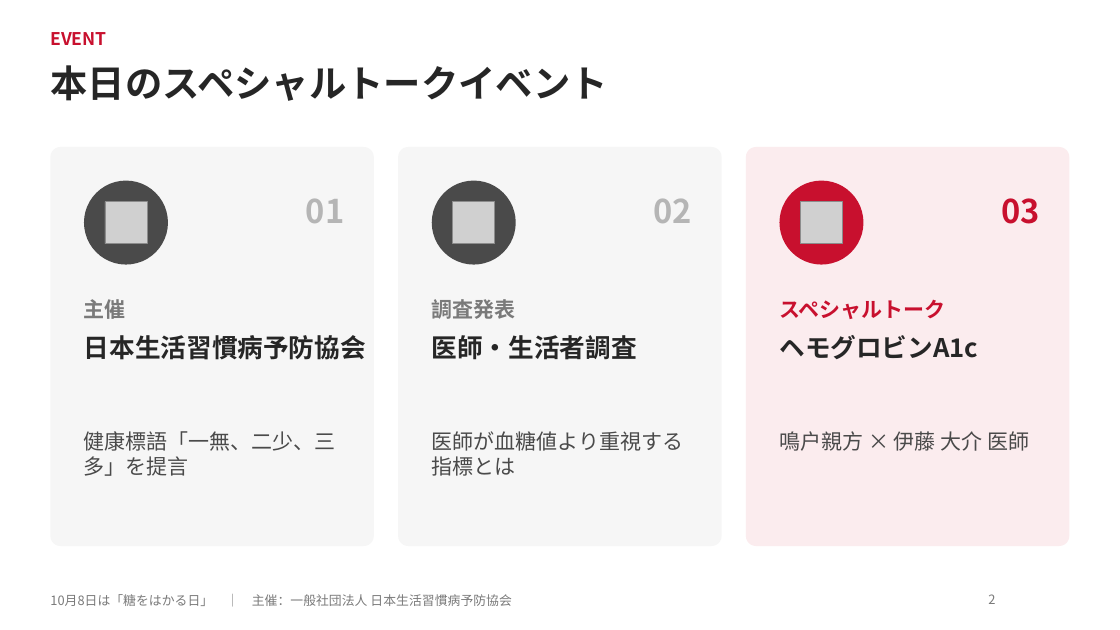
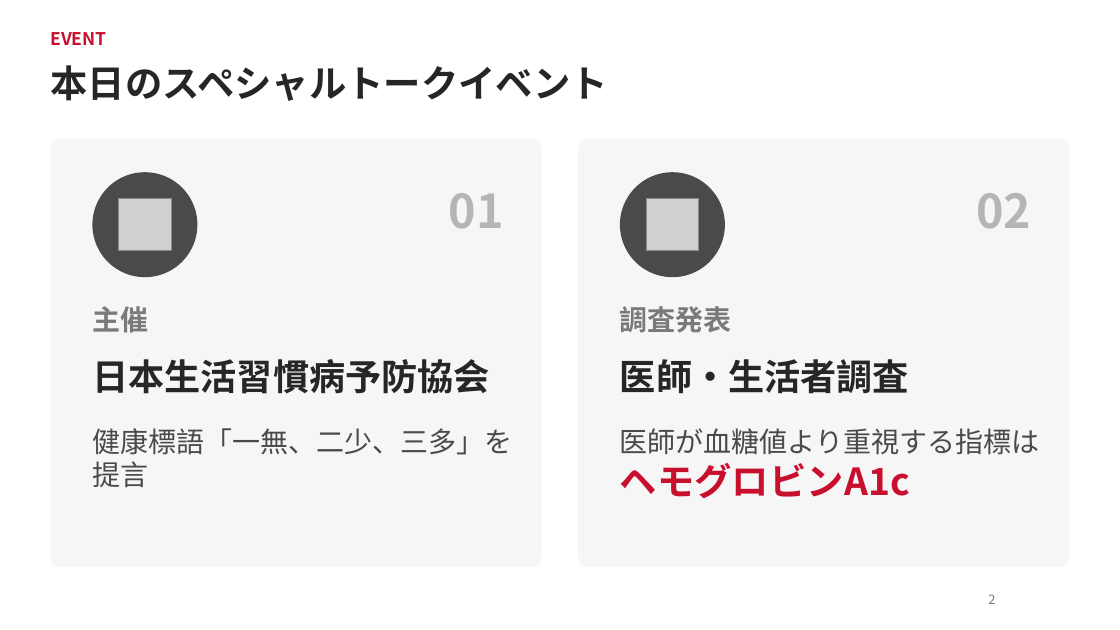
Before and after one commit to araiezes-ai/my-website, a slide deck: slide 2 of deliverables/hba1c-event/会場プレゼン_ヘモグロビンA1c_1008.pptx. Drawn at 1120x630 pixels with LibreOffice and Linux fonts; fonts in the diff are those of the drawing; grey boxes stand for pictures; background and template pictures are left out. Boxes give left, top, right and bottom in pixels: in the first picture for what was removed or moved away, otherwise in the second. Text is boxed around its words. In the diff, an @@ line names an element or a change of style, - is before the commit and + after.

```diff
--- a/deliverables/hba1c-event/会場プレゼン_ヘモグロビンA1c_1008.pptx
+++ b/deliverables/hba1c-event/会場プレゼン_ヘモグロビンA1c_1008.pptx
@@ rounded rectangle: place and size @@
-rounded rectangle at box(50, 147, 374, 546)
+rounded rectangle at box(50, 139, 542, 567)
@@ rounded rectangle at box(50, 139, 542, 567): proportions changed @@
@@ rounded rectangle at box(578, 139, 1070, 567): proportions changed @@
@@ rounded rectangle: place and size @@
-rounded rectangle at box(398, 147, 722, 546)
+rounded rectangle at box(578, 139, 1070, 567)
@@ rounded rectangle removed at box(746, 147, 1070, 546) @@
@@ ellipse: place and size @@
-ellipse at box(84, 181, 168, 265)
+ellipse at box(92, 172, 197, 277)
@@ text "01": place and size @@
-text "01" at box(306, 199, 344, 223)
+text "01" at box(449, 193, 504, 229)
@@ text "01" at box(449, 193, 504, 229): size 28 to 40 pt @@
@@ ellipse: place and size @@
-ellipse at box(432, 181, 516, 265)
+ellipse at box(620, 172, 725, 277)
@@ text "02" at box(976, 193, 1031, 229): size 28 to 40 pt @@
@@ text "02": place and size @@
-text "02" at box(654, 199, 692, 223)
+text "02" at box(976, 193, 1031, 229)
@@ picture: place and size @@
-picture at box(105, 202, 147, 244)
+picture at box(118, 198, 171, 250)
@@ picture: place and size @@
-picture at box(453, 202, 495, 244)
+picture at box(646, 198, 698, 250)
@@ ellipse removed at box(780, 181, 864, 265) @@
@@ picture removed at box(801, 202, 843, 244) @@
@@ text removed at box(1001, 198, 1039, 224) @@
-03
@@ text "主催": place and size @@
-text "主催" at box(84, 299, 126, 319)
+text "主催" at box(92, 306, 148, 333)
@@ size 18 to 24 pt in 3 elements at box(92, 428, 512, 487), box(92, 306, 148, 333), box(620, 306, 732, 333) @@
@@ text "調査発表": place and size @@
-text "調査発表" at box(432, 299, 516, 319)
+text "調査発表" at box(620, 306, 732, 333)
@@ text removed at box(779, 299, 946, 319) @@
-スペシャルトーク
@@ text "日本生活習慣病予防協会": place and size @@
-text "日本生活習慣病予防協会" at box(84, 335, 366, 360)
+text "日本生活習慣病予防協会" at box(92, 359, 490, 394)
@@ text "日本生活習慣病予防協会" at box(92, 359, 490, 394): size 22 to 31 pt; vertical alignment top to middle @@
@@ text "医師・生活者調査" at box(620, 359, 909, 394): size 22 to 31 pt; vertical alignment top to middle @@
@@ text "医師・生活者調査": place and size @@
-text "医師・生活者調査" at box(432, 335, 637, 360)
+text "医師・生活者調査" at box(620, 359, 909, 394)
@@ text removed at box(780, 335, 979, 359) @@
-ヘモグロビンA1c
@@ text "健康標語「一無、二少、三多」を提言": place and size @@
-text "健康標語「一無、二少、三多」を提言" at box(84, 431, 336, 476)
+text "健康標語「一無、二少、三多」を提言" at box(92, 428, 512, 487)
@@ text at box(620, 428, 1039, 498): text changed; size 18 to 24 pt @@
-医師が血糖値より重視する指標とは
+医師が血糖値より重視する指標は
+ヘモグロビンA1c
@@ text removed at box(779, 431, 1029, 451) @@
-鳴戸親方 × 伊藤 大介 医師
@@ text removed at box(50, 594, 511, 606) @@
-10月8日は「糖をはかる日」 ｜ 主催：一般社団法人 日本生活習慣病予防協会
```
Also in this commit, not shown: 9 other slides changed, 1 slide removed, 3 other files.
